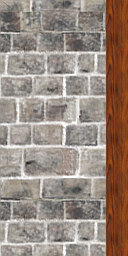
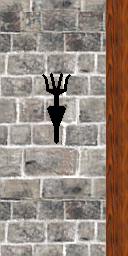
Two versions of the same layered image (128 x 256). Layer-by-layer changes:
added layer "Torch" above "Background" over [42,73,71,144]
